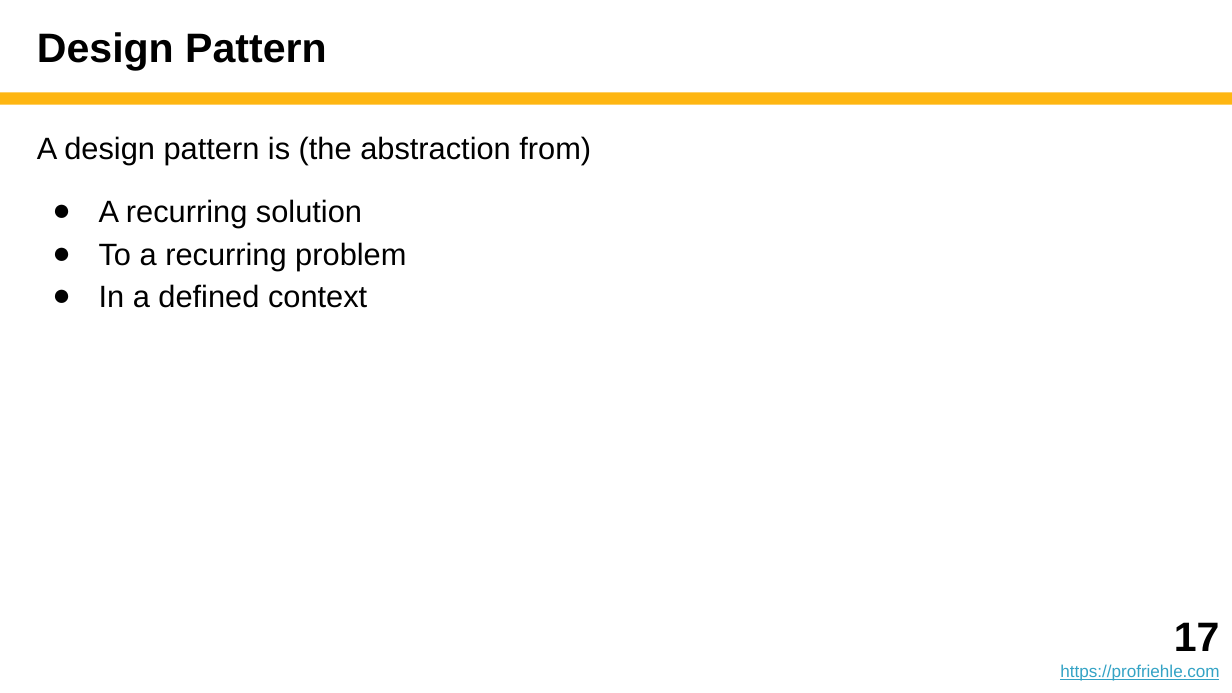
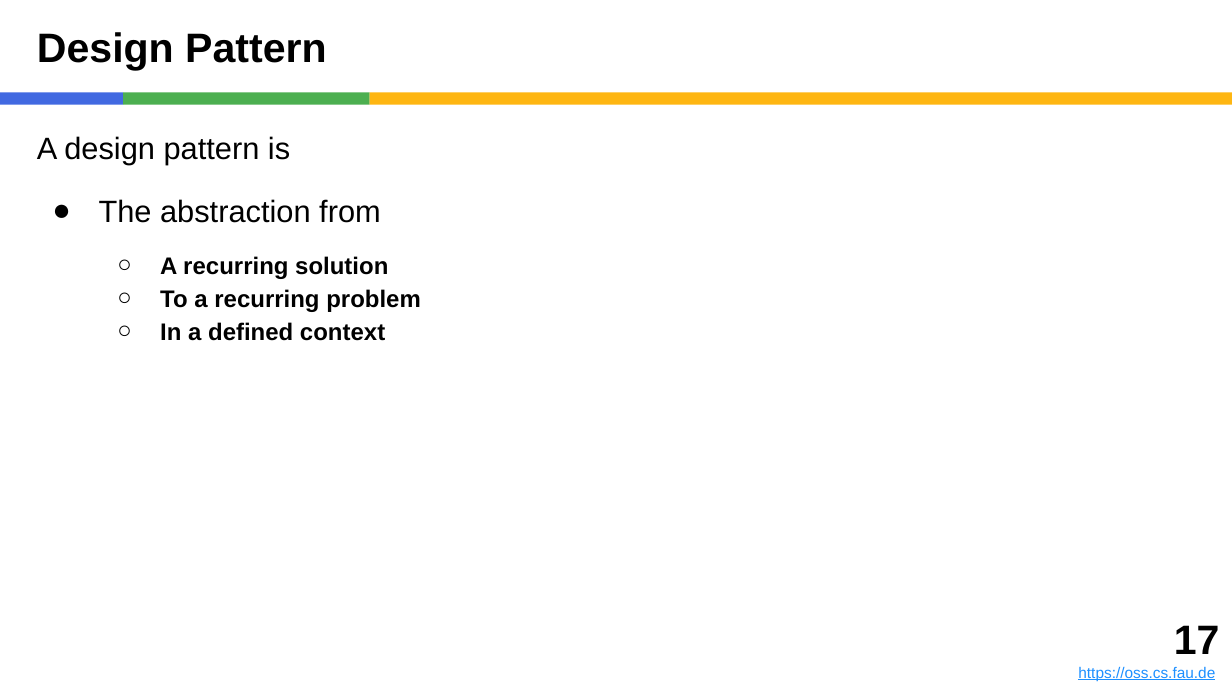
Before and after one commit to dirkriehle/adap-course, a slide deck: slide 17 of Lecture slides/ADAP D01 - Design Patterns.pptx. Drawn at 1232x693 pixels with LibreOffice and Linux fonts; fonts in the diff are those of the drawing. Boxes give left, top, right and bottom in pixels: in the first picture for what was removed or moved away, otherwise in the second. Text is boxed around its words. In the diff, an @@ line names an element or a change of style, - is before the commit and + after.

Commit message:
After programming section, preparing for design section

```diff
--- a/Lecture slides/ADAP D01 - Design Patterns.pptx
+++ b/Lecture slides/ADAP D01 - Design Patterns.pptx
@@ rectangle added at (0, 92, 123, 105), fill #4169E1 @@
@@ rectangle added at (123, 92, 370, 105), fill #4CAF50 @@
@@ rectangle: place and size @@
-rectangle at (0, 92, 1232, 105)
+rectangle at (370, 92, 1232, 105)
@@ text at (37, 136, 381, 223): text changed @@
-A design pattern is (the abstraction from)
+A design pattern is
+● The abstraction from
@@ text at (160, 256, 421, 341): size 18 to 14 pt, bold on in "A recurring solution", "To a recurring problem", "In a defined context"; bullet ● to ○; list level 1 to 2 in "A recurring solution"; list level 1 to 2 in "To a recurring problem"; list level 1 to 2 in "In a defined context" @@
@@ text: place and size @@
-text at (1060, 622, 1220, 681)
+text at (1078, 625, 1220, 681)
@@ text at (1078, 667, 1215, 681): text changed; size 10 to 9 pt; text colour #34A3C5 to #1E90FF @@
-https://profriehle.com
+https://oss.cs.fau.de
```
Also in this commit, not shown: 41 other slides changed, 33 other files.
